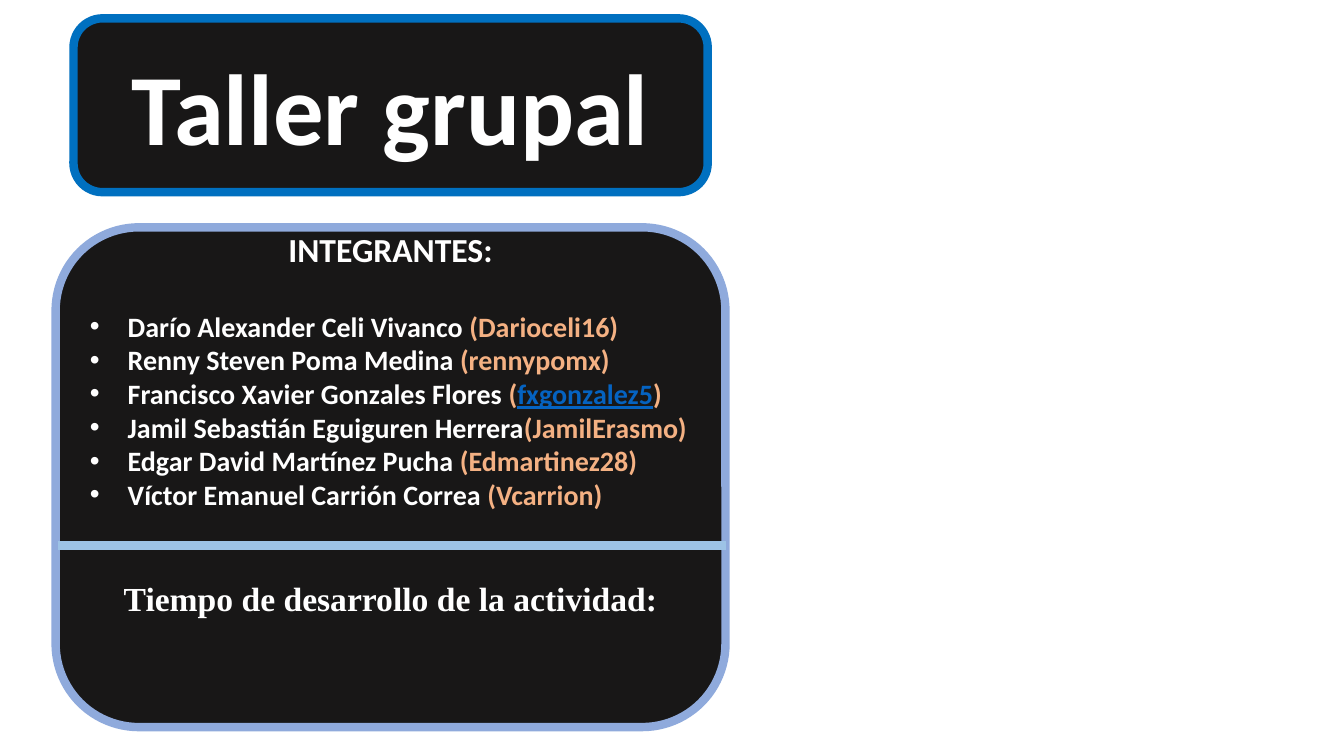
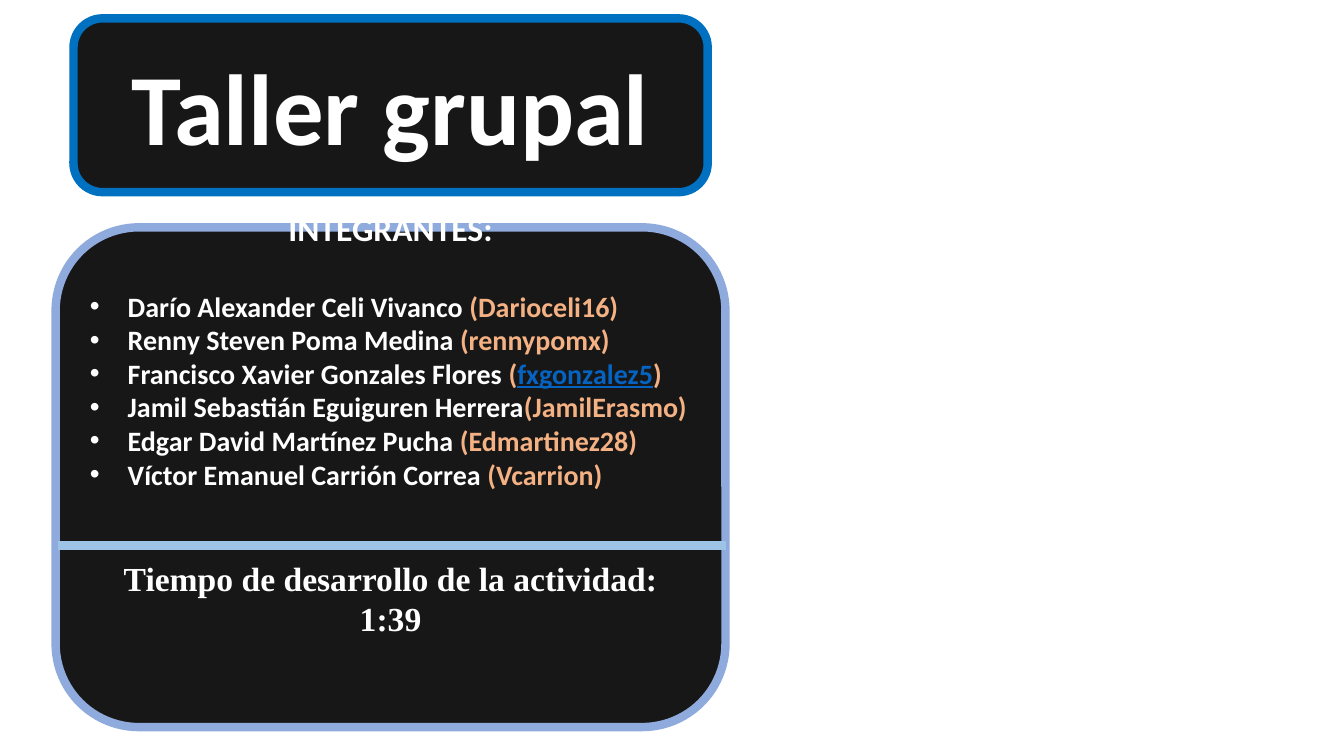
Before and after one commit to Edmartinez28/Grupal-1-ProgramacionAvanzada, a slide deck: slide 1 of Presentación.pptx. Drawn at 1344x756 pixels with LibreOffice and Linux fonts; fonts in the diff are those of the drawing; background and template pictures are left out. Boxes give left, top, right and bottom in pixels: in the first picture for what was removed or moved away, otherwise in the second. Text is boxed around its words. In the diff, an @@ line names an element or a change of style, - is before the commit and + after.

Commit message:
Presentacion 2

```diff
--- a/Presentación.pptx
+++ b/Presentación.pptx
@@ text in rounded rectangle at box(360, 608, 422, 632): paragraph added @@
+1:39
```
Also in this commit, not shown: 8 other slides changed.
